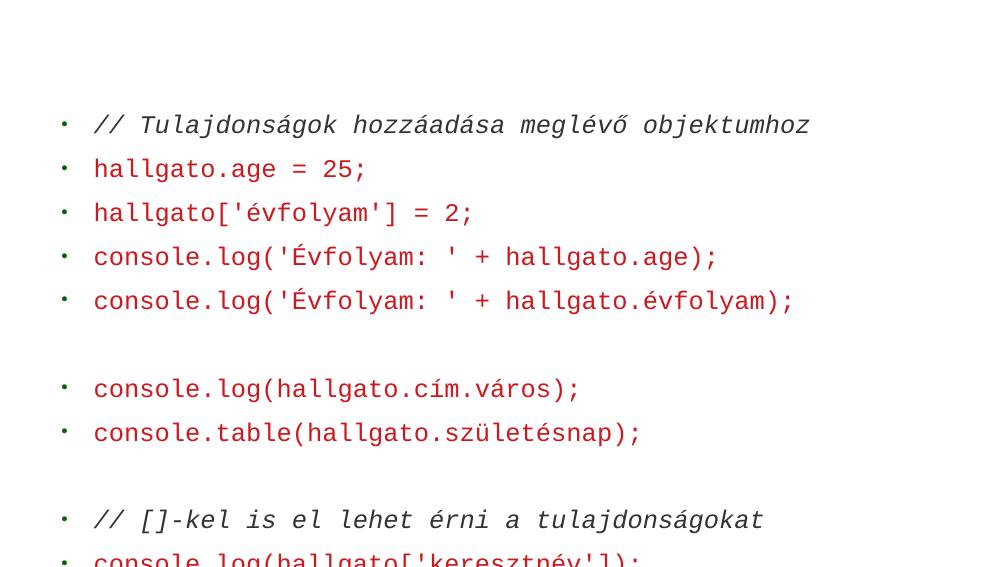
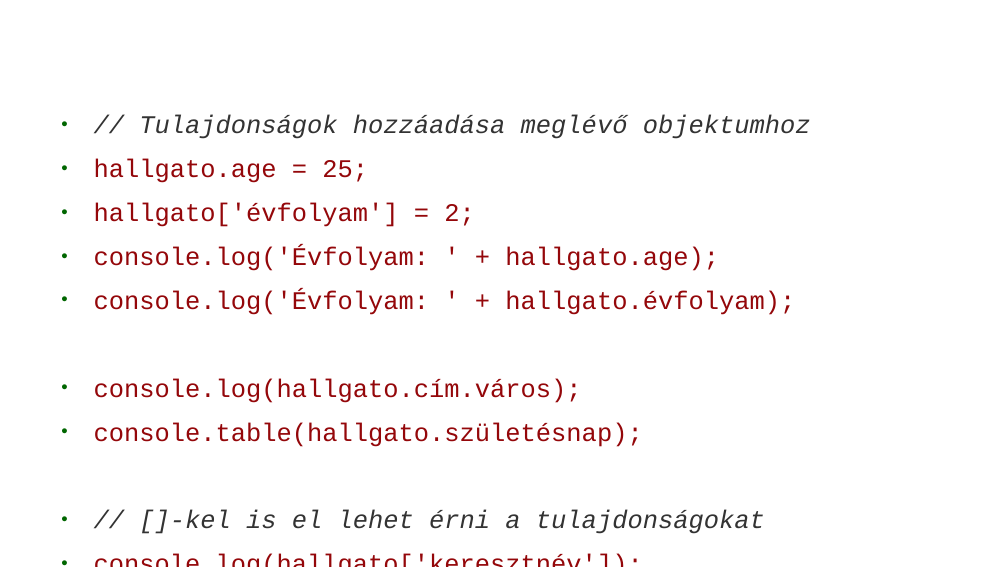
Before and after one commit to webandras/google_earth_engine_kutatas, a slide deck: slide 22 of google_earth_engine_gulacsi_andras_2018.odp (slide 18 before the commit). Drawn at 1008x567 pixels with LibreOffice and Linux fonts; fonts in the diff are those of the drawing; background and template pictures are left out. Boxes give left, top, right and bottom in pixels: in the first picture for what was removed or moved away, otherwise in the second. Text is boxed around its words. In the diff, an @@ line names an element or a change of style, - is before the commit and + after.

```diff
--- a/google_earth_engine_gulacsi_andras_2018.odp
+++ b/google_earth_engine_gulacsi_andras_2018.odp
@@ text at (94, 158, 795, 447): text colour #CE181E to #94070A in "hallgato.age = 25;", "hallgato['évfolyam'] = 2;", "console.log('Évfolyam: ' + hallgato.age);", "console.log('Évfolyam: ' + hallgato.évfolyam);" and 3 more places @@
```
Also in this commit, not shown: 13 other slides changed, 14 slides added, 5 slides removed, 1 other file.
